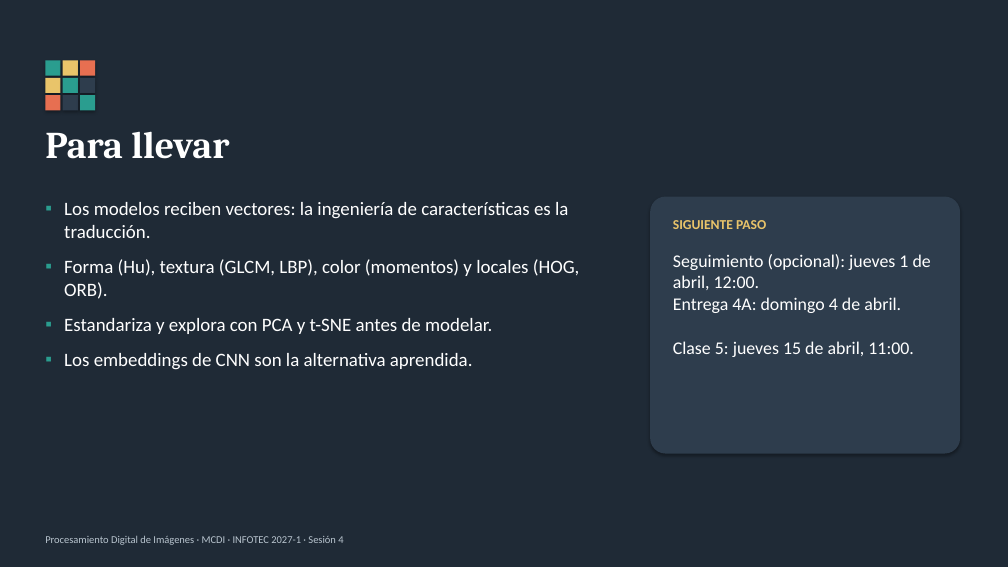
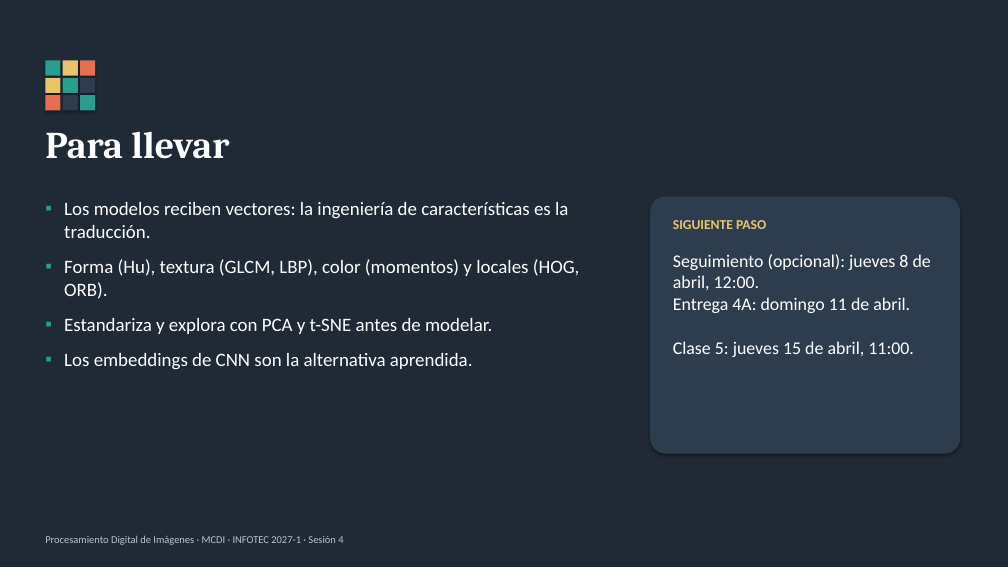
Before and after one commit to egonzalez1989/pdi-mcdi, a slide deck: slide 13 of presentaciones/S4_Descriptores_y_representacion.pptx. Drawn at 1008x567 pixels with LibreOffice and Linux fonts; fonts in the diff are those of the drawing. Boxes give left, top, right and bottom in pixels: in the first picture for what was removed or moved away, otherwise in the second. Text is boxed around its words. In the diff, an @@ line names an element or a change of style, - is before the commit and + after.

```diff
--- a/presentaciones/S4_Descriptores_y_representacion.pptx
+++ b/presentaciones/S4_Descriptores_y_representacion.pptx
@@ text at bbox=[673, 254, 931, 313]: text changed @@
-Seguimiento (opcional): jueves 1 de abril, 12:00.
-Entrega 4A: domingo 4 de abril.
+Seguimiento (opcional): jueves 8 de abril, 12:00.
+Entrega 4A: domingo 11 de abril.
```
Also in this commit, not shown: 2 other slides changed, 33 other files.
